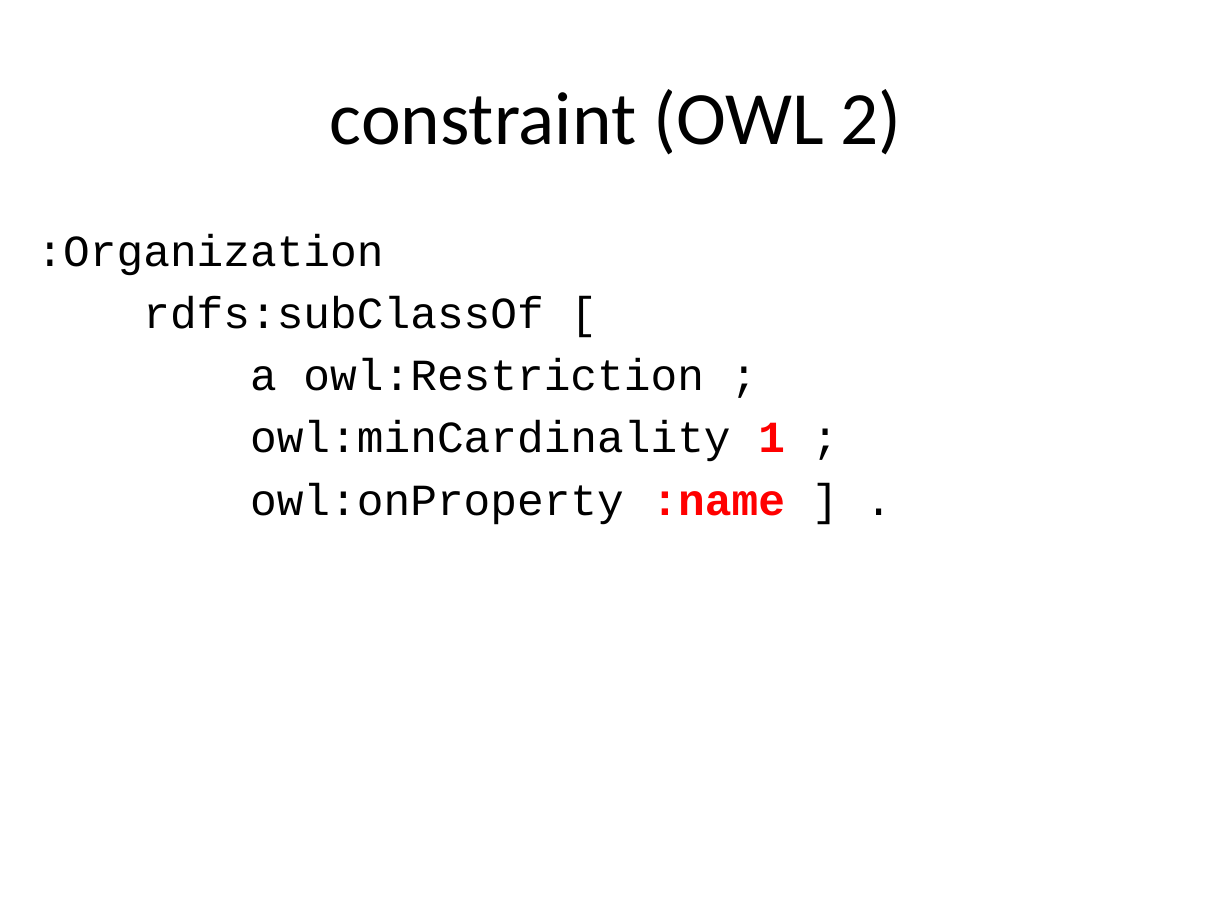
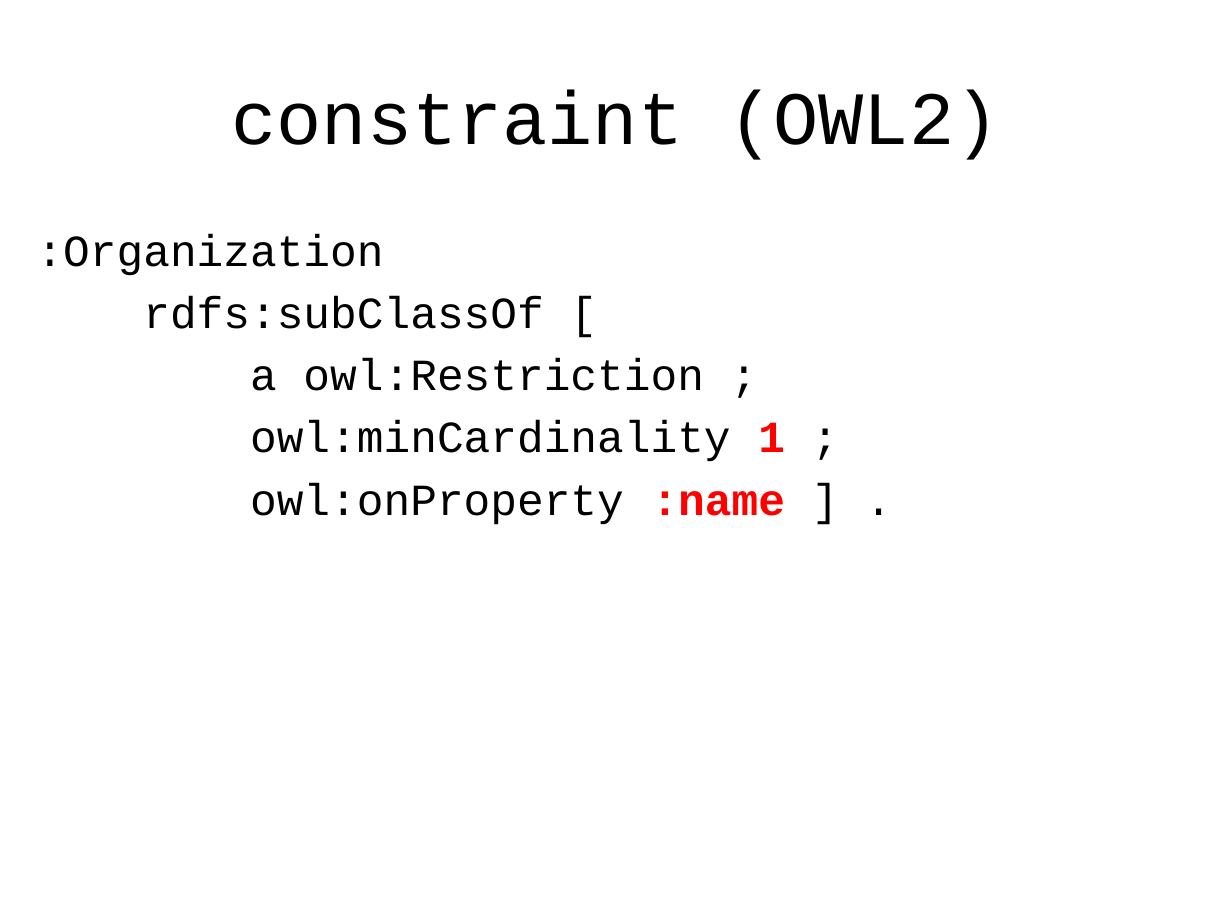
Before and after one commit to boschthomas/rdf-validation-research, a slide deck: slide 12 of presentations/Tutorial Thomas Bosch (DC 2014).pptx. Drawn at 1232x924 pixels with LibreOffice and Linux fonts; fonts in the diff are those of the drawing. Boxes give left, top, right and bottom in pixels: in the first picture for what was removed or moved away, otherwise in the second. Text is boxed around its words. In the diff, an @@ line names an element or a change of style, - is before the commit and + after.

Commit message:
separate constraint and axioms

```diff
--- a/presentations/Tutorial Thomas Bosch (DC 2014).pptx
+++ b/presentations/Tutorial Thomas Bosch (DC 2014).pptx
@@ title at bbox=[232, 89, 999, 160]: text changed; font Calibri to Courier New @@
-constraint (OWL 2)
+constraint (OWL2)
```
Also in this commit, not shown: 31 other slides changed, 5 other files.
